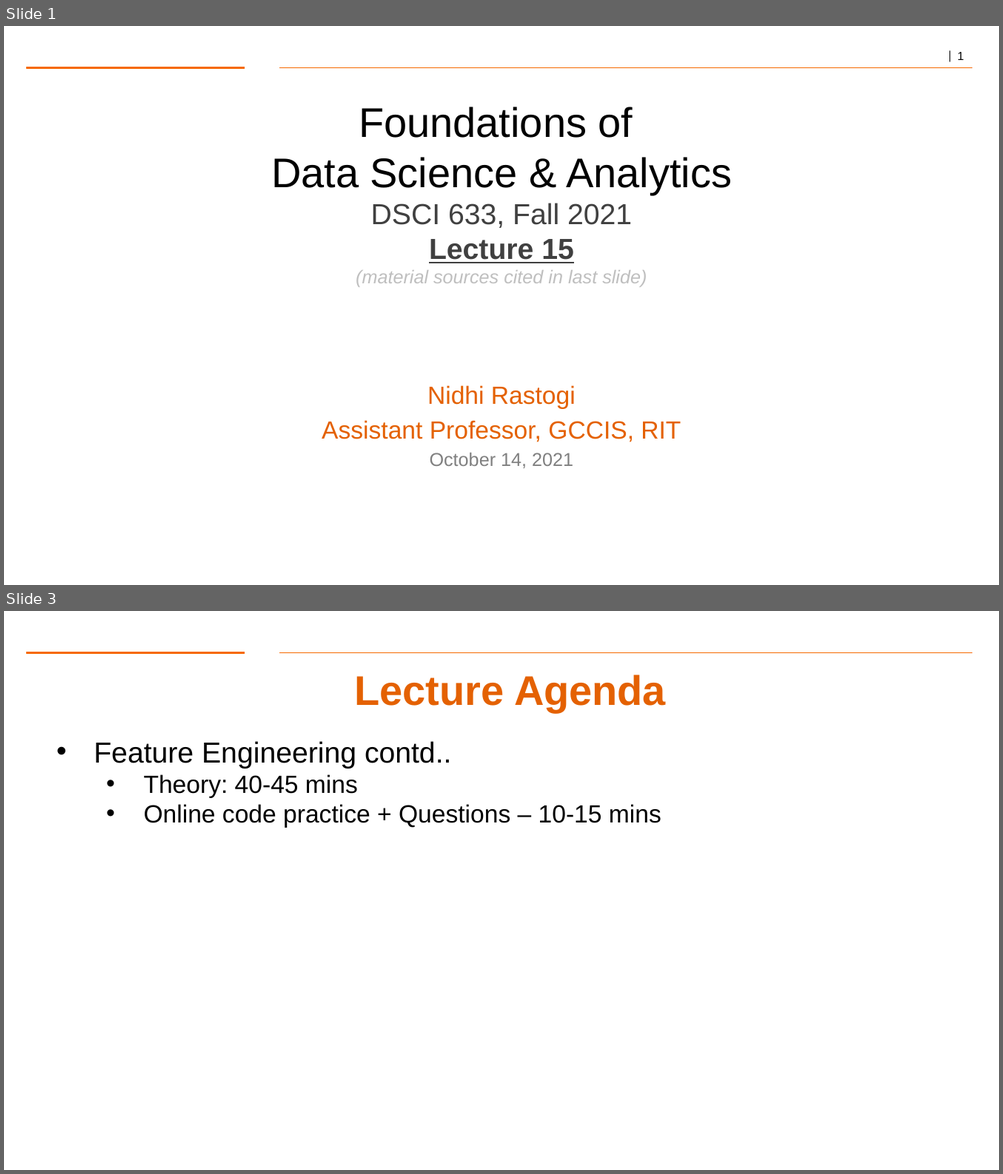
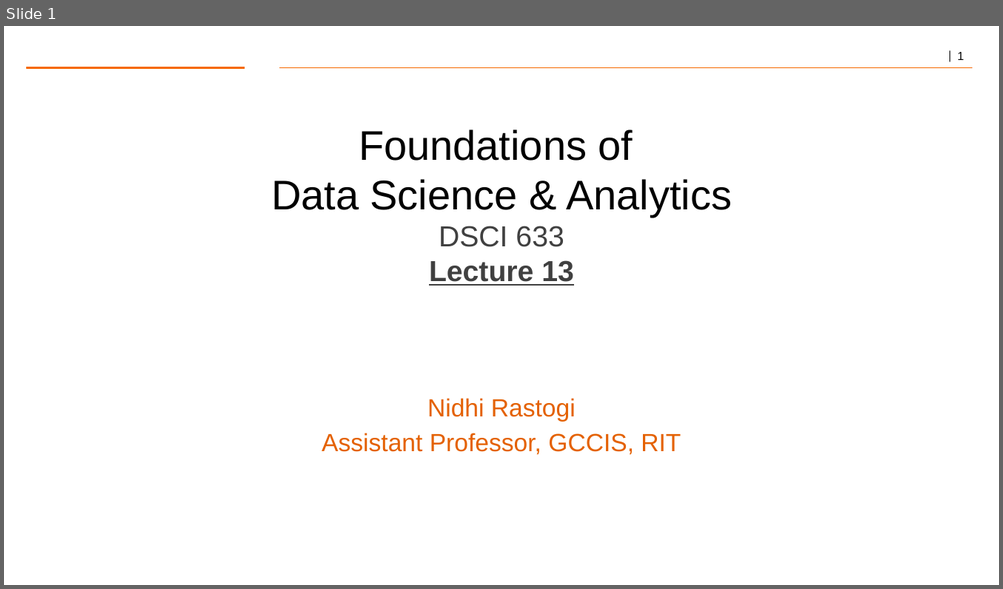
Before and after one commit to gk5951/RIT-DSCI-633-FDS, a slide deck: Syllabus/Lecture13/Lec13.pptx. Shown one above the other, each under a label of ours: slides 1 and 3 before the commit, slide 1 after it; the slides between them are not shown. The pictures are 1003x1174 and 1003x589 pixels, drawn with LibreOffice and Linux fonts; fonts in the diff are those of the drawing; background and template pictures are left out. Boxes give left, top, right and bottom in pixels: in the first picture for what was removed or moved away, otherwise in the second. Text is boxed around its words. In the diff, an @@ line names an element or a change of style, - is before the commit and + after.

```diff
--- a/Syllabus/Lecture13/Lec13.pptx
+++ b/Syllabus/Lecture13/Lec13.pptx
@@ slide 3 removed at (4, 611, 999, 1170), background #FFFFFF; not listed: 2 template elements that a slide beside it also shows @@
@@ title removed at (354, 675, 666, 712) @@
-Lecture Agenda
@@ text removed at (94, 741, 661, 828) @@
-• Feature Engineering contd..
-  • Theory: 40-45 mins
-  • Online code practice + Questions – 10-15 mins
@@ slide 1 changed as well @@
@@ text at (271, 130, 731, 286): text changed @@
-Foundations of
-Data Science & Analytics
-DSCI 633, Fall 2021
-Lecture 15
-(material sources cited in last slide)
+Foundations of
+Data Science & Analytics
+DSCI 633
+Lecture 13
@@ text at (430, 453, 573, 469): paragraph removed @@
-October 14, 2021
```
Also in this commit, not shown: 1 other slide changed, 16 slides added, 35 other slides removed, 11 other files.
